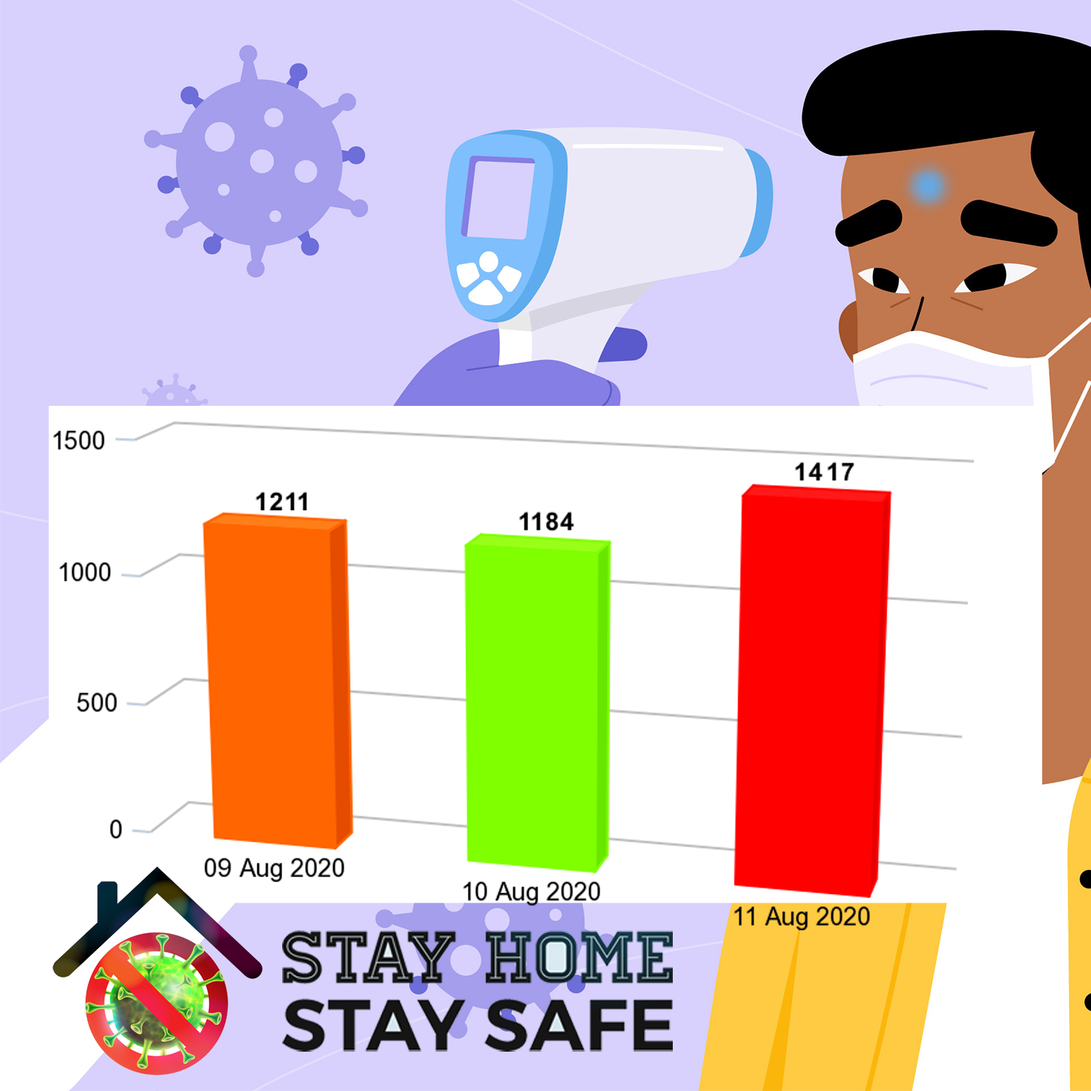
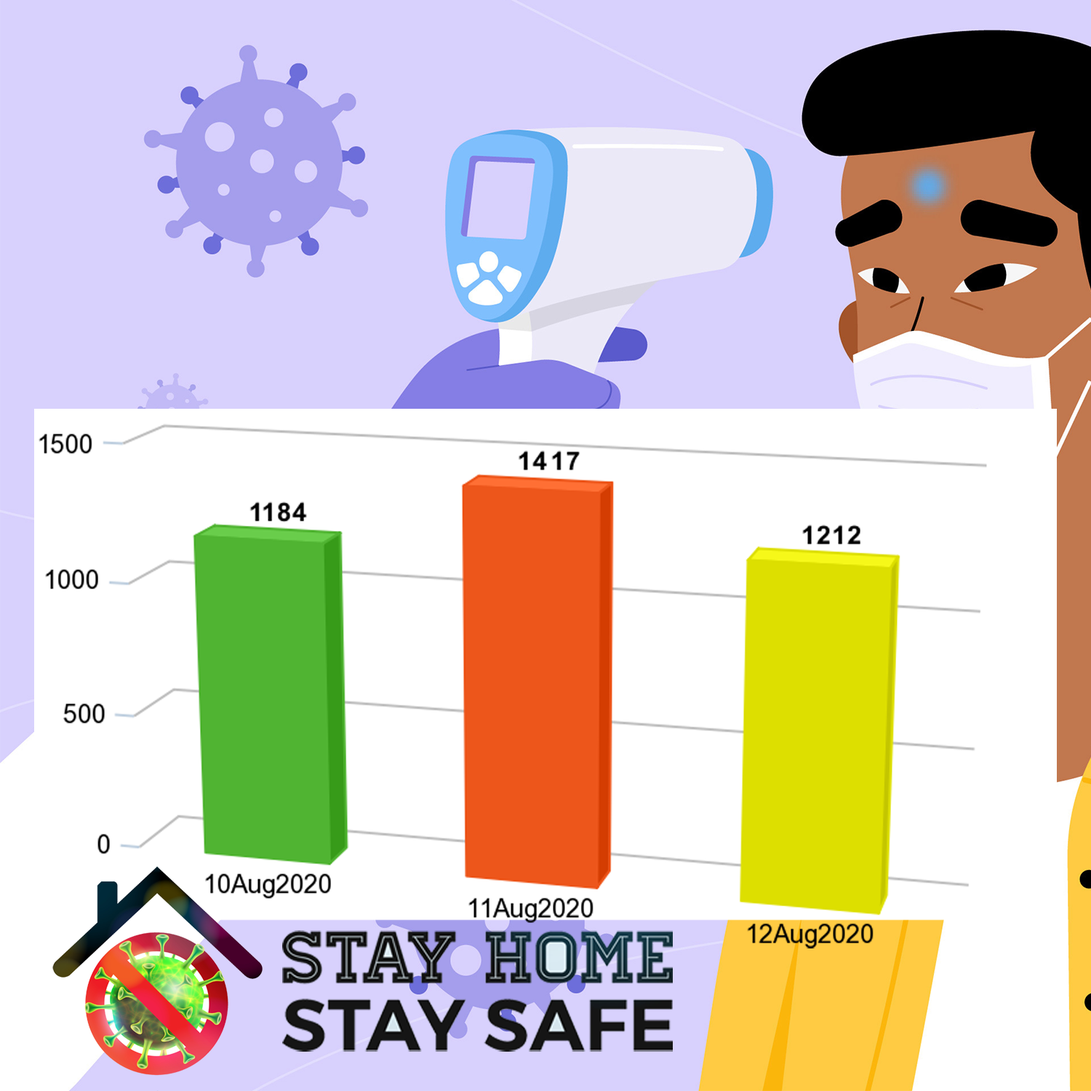
Layered file, before and after one edit (w=1091, h=1091). Changes by layer:
painted on "Layer 4" over [34, 406, 1058, 949]
